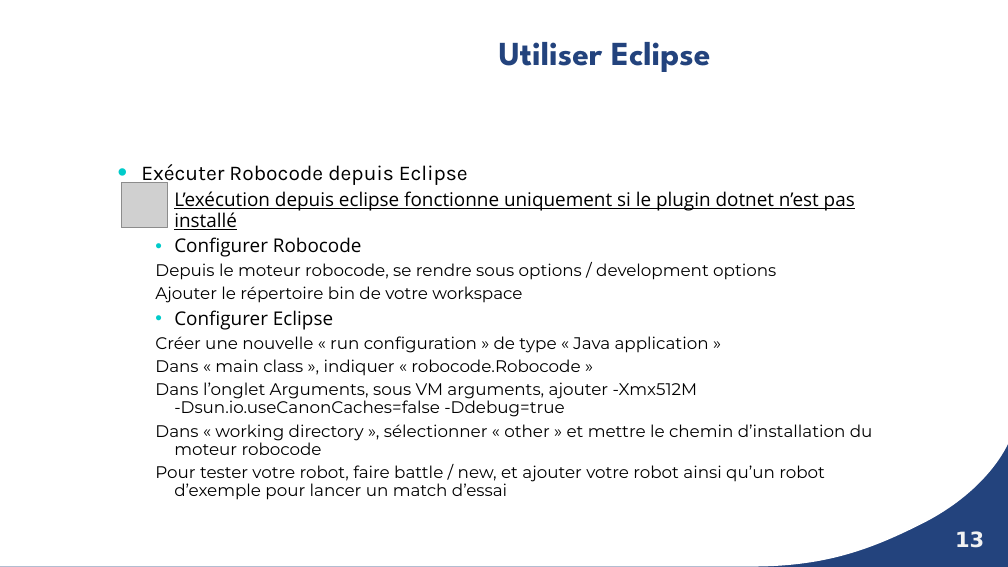
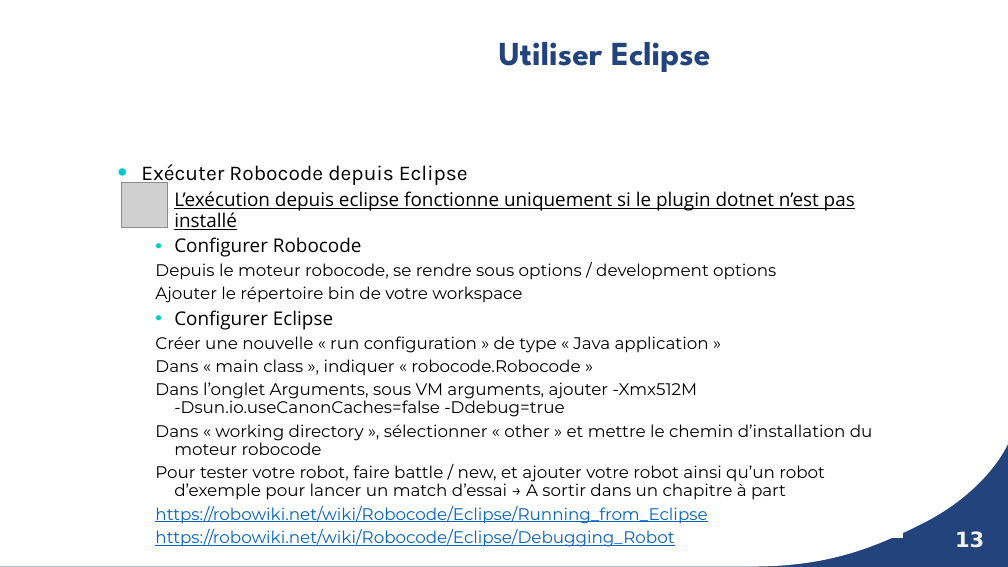
Before and after one commit to slehu/robocode, a slide deck: slide 13 of robocode.pptx. Drawn at 1008x567 pixels with LibreOffice and Linux fonts; fonts in the diff are those of the drawing; grey boxes stand for pictures; background and template pictures are left out. Boxes give left, top, right and bottom in pixels: in the first picture for what was removed or moved away, otherwise in the second. Text is boxed around its words. In the diff, an @@ line names an element or a change of style, - is before the commit and + after.

```diff
--- a/robocode.pptx
+++ b/robocode.pptx
@@ text at (155, 465, 825, 547): text changed @@
-    Pour tester votre robot, faire battle / new, et ajouter votre robot ainsi qu’un robot d’exemple pour lancer un match d’essai
+    Pour tester votre robot, faire battle / new, et ajouter votre robot ainsi qu’un robot d’exemple pour lancer un match d’essai → A sortir dans un chapitre à part
+    https://robowiki.net/wiki/Robocode/Eclipse/Running_from_Eclipse
+    https://robowiki.net/wiki/Robocode/Eclipse/Debugging_Robot
```
Also in this commit, not shown: 5 other slides changed.
